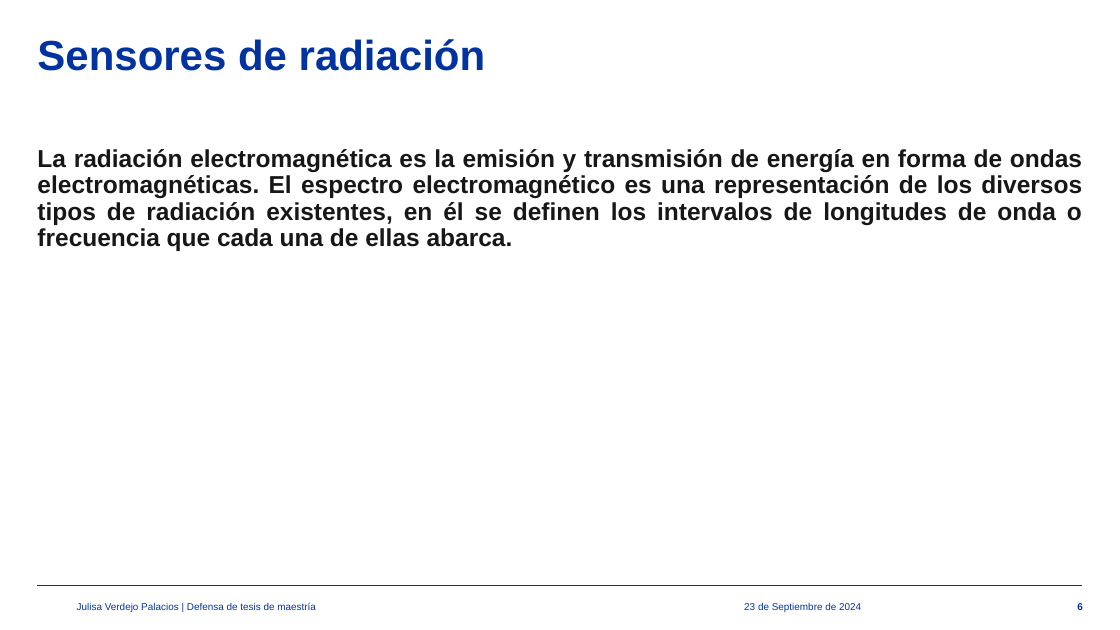
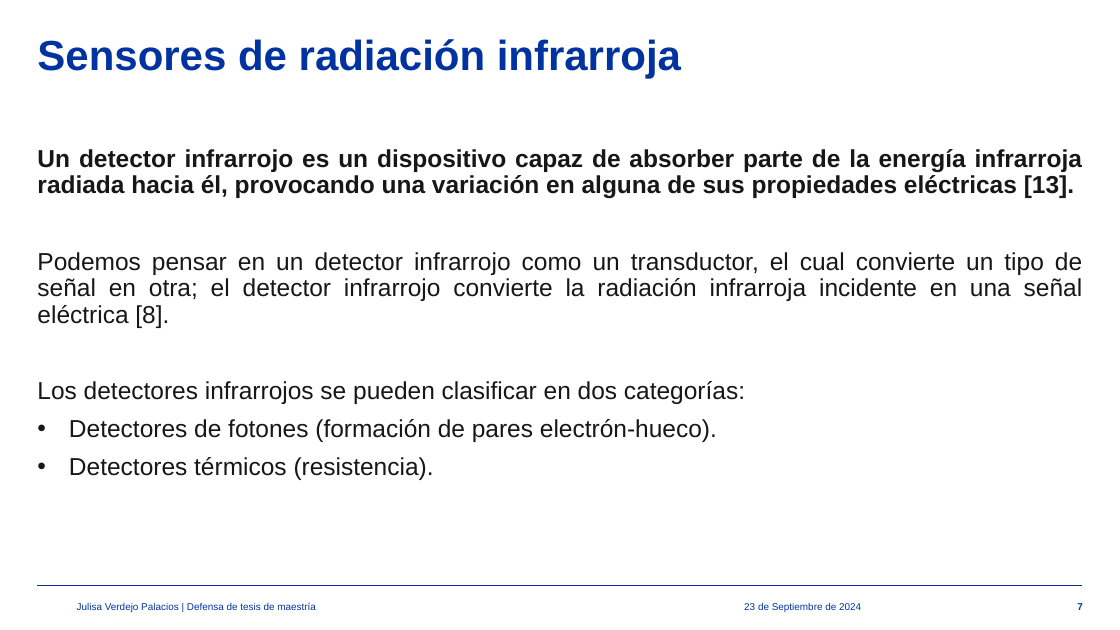
Before and after one commit to julisaverdejo/tesis_maestria, a slide deck: slide 7 of presentacion/presentacion_maestria.pptx (slide 6 before the commit). Drawn at 1120x630 pixels with LibreOffice and Linux fonts; fonts in the diff are those of the drawing; background and template pictures are left out. Boxes give left, top, right and bottom in pixels: in the first picture for what was removed or moved away, otherwise in the second. Text is boxed around its words. In the diff, an @@ line names an element or a change of style, - is before the commit and + after.

```diff
--- a/presentacion/presentacion_maestria.pptx
+++ b/presentacion/presentacion_maestria.pptx
@@ title at (37,39,681,79): text changed @@
-Sensores de radiación
+Sensores de radiación infrarroja
@@ text at (37,149,1083,480): text changed; bold off @@
-La radiación electromagnética es la emisión y transmisión de energía en forma de ondas electromagnéticas. El espectro electromagnético es una representación de los diversos tipos de radiación existentes, en él se definen los intervalos de longitudes de onda o frecuencia que cada una de ellas abarca.
+Un detector infrarrojo es un dispositivo capaz de absorber parte de la energía infrarroja radiada hacia él, provocando una variación en alguna de sus propiedades eléctricas [13].
+Podemos pensar en un detector infrarrojo como un transductor, el cual convierte un tipo de señal en otra; el detector infrarrojo convierte la radiación infrarroja incidente en una señal eléctrica [8].
+Los detectores infrarrojos se pueden clasificar en dos categorías:
+• Detectores de fotones (formación de pares electrón-hueco).
+• Detectores térmicos (resistencia).
@@ page number at (1077,603,1083,610): text changed @@
-6
+7
```
Also in this commit, not shown: 9 other slides changed, 8 slides added, 13 slides removed, 10 other files.
